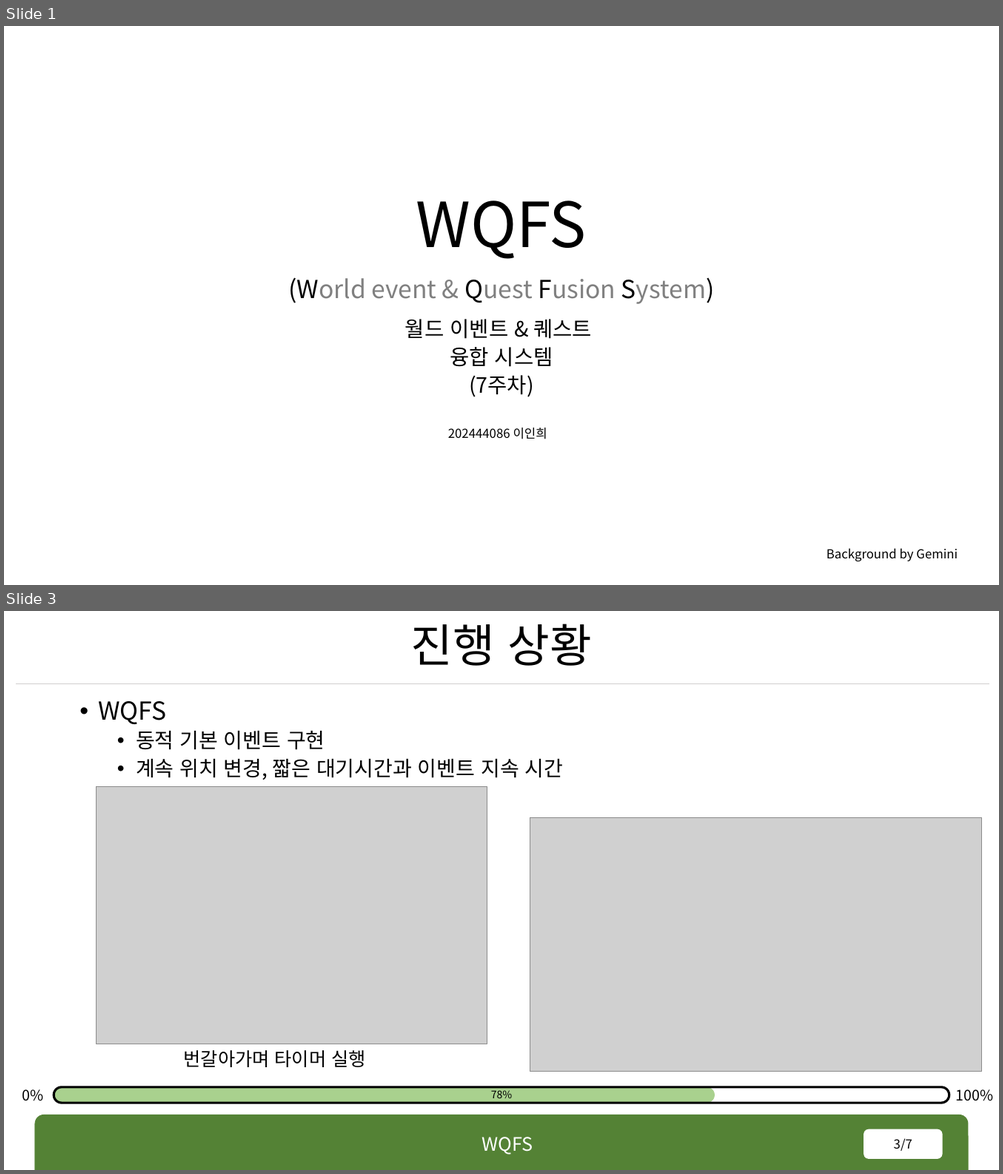
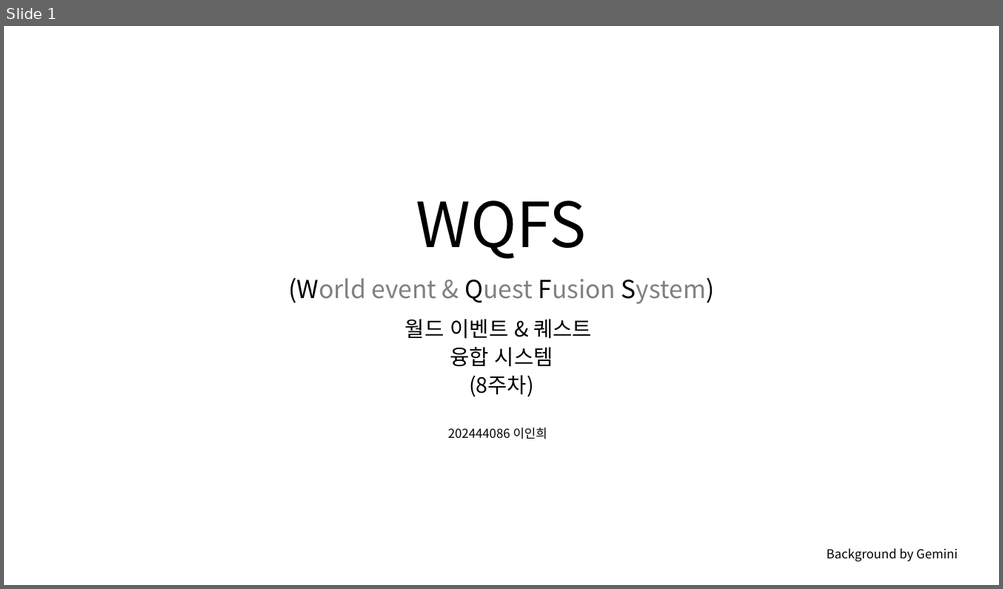
Before and after one commit to rennOobayashi/WQFS, a slide deck: WQFS.pptx. Shown one above the other, each under a label of ours: slides 1 and 3 before the commit, slide 1 after it; the slides between them are not shown. The pictures are 1003x1174 and 1003x589 pixels, drawn with LibreOffice and Linux fonts; fonts in the diff are those of the drawing; grey boxes stand for pictures; background and template pictures are left out. Boxes give left, top, right and bottom in pixels: in the first picture for what was removed or moved away, otherwise in the second. Text is boxed around its words. In the diff, an @@ line names an element or a change of style, - is before the commit and + after.

```diff
--- a/WQFS.pptx
+++ b/WQFS.pptx
@@ slide 3 removed at [4, 611, 999, 1170], background #FFFFFF @@
@@ title removed at [411, 624, 591, 666] @@
-진행 상황
@@ line removed from (16, 684) to (990, 684) @@
@@ text removed at [99, 701, 563, 780] @@
-• WQFS
-  • 동적 기본 이벤트 구현
-  • 계속 위치 변경, 짧은 대기시간과 이벤트 지속 시간
@@ picture removed at [96, 787, 486, 1045] @@
@@ picture removed at [530, 817, 982, 1072] @@
@@ text removed at [184, 1051, 365, 1068] @@
-번갈아가며 타이머 실행
@@ text removed at [22, 1090, 44, 1102] @@
-0%
@@ rounded rectangle removed at [54, 1088, 715, 1103] @@
@@ rounded rectangle removed at [54, 1088, 949, 1103] @@
@@ text removed at [491, 1091, 512, 1102] @@
-78%
@@ text removed at [956, 1090, 993, 1102] @@
-100%
@@ round same rect removed at [34, 1116, 968, 1170] @@
@@ text removed at [481, 1137, 532, 1155] @@
-WQFS
@@ page number removed at [864, 1130, 942, 1159] @@
-3/7
@@ slide 1 changed as well @@
@@ text at [469, 375, 534, 397]: text changed @@
-(7주차)
+(8주차)
```
Also in this commit, not shown: 5 other slides changed, 33 other files.
